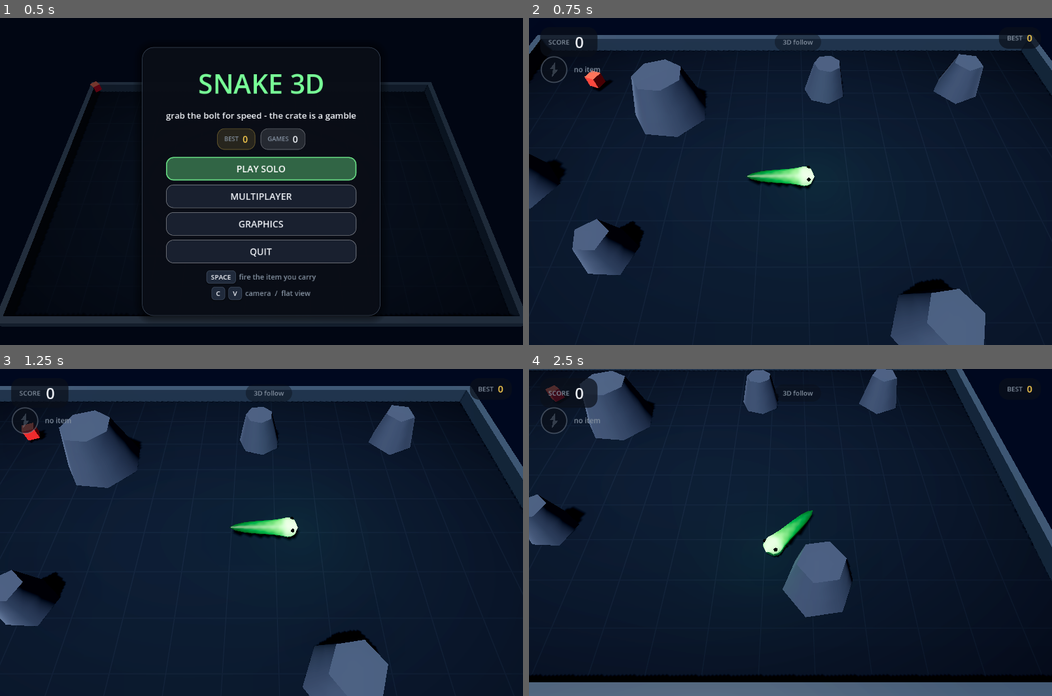
Above: before the commit, frames 1-4 (two rows, left to right).
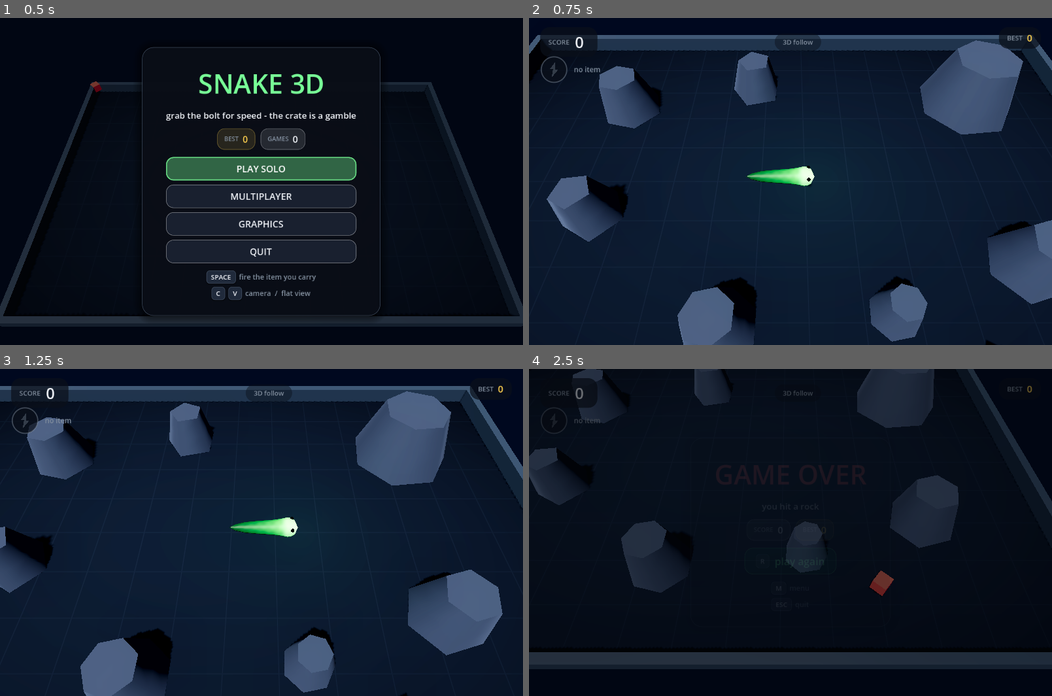
Above: after the commit, the same moments.

Repository: ValentinDelob/Snake
Game: Godot game, scene res://scenes/main.tscn
Same seed, same stepped clock (60 frames per second), same inputs: the game is played once before the commit and once after it.
Inputs (mouse positions are in pixels of both pictures, inside the frame that each line leads up to):
- Up to frame 1 (0.5 s): no input
- Up to frame 2 (0.75 s): click "PLAY SOLO" at 0.5 s
- Up to frame 3 (1.25 s): no input
- Up to frame 4 (2.5 s): tap Enter at 1.25 s; move the mouse to (905, 516) at 1.27 s; hold Right 1.28-2.03 s; tap B at 1.35 s; click (905, 516) at 1.42 s; tap Space at 1.52, 1.82, 2.27, 2.3 s; tap N at 1.55, 2.1 s; move the mouse to (685, 548) at 2.02 s; hold Down from 2.03 s (still down)

Frame 1 is identical in both runs. In frame 2, 20% of the frame differs, in the area x 0-100%, y 6-100%; in frame 3, 20%; in frame 4, 32%, in the area x 0-100%, y 0-100%.

Commit message:
Items: a rare ghost ring, one second of walking through bodies
Everything on the arena so far changes how fast you go or what you score.
Nothing changed the one rule the whole game is built on: a body is a wall.
The ghost ring does, for exactly one second.

It is the rarest thing out there - the first one lands between thirty five
and sixty seconds in, and any after that between fifty five and ninety
five - so it is also the brightest. A gold torus turns on edge inside a
flat halo, under a light strong enough to pick out across the arena, both
pulsing: nobody should mistake it for the everyday speed bolt. It goes to
the item slot like the bolt does and waits there until SPACE spends it,
because a second is only worth anything if you choose when it starts.

While it runs the snake turns gold and thins out until the floor shows
through it, and it passes through any body - its own and everybody else's.
Walls and rocks are as solid as ever, and its own body stays solid to
everyone else, so the ring cuts you a way out, it does not make you
harmless. The slot draws a ring rather than a bolt, and the bar counts the
second down as GHOST.

The self-test has a phase of its own for it: it tops the score up so the
body is long enough to cross itself, lays a ring in the path, waits for
the slot, fires it, curls the snake hard into its own body and checks that
the head really is inside the body while the snake is still alive - which
without the ring is a death, every time.

Verified on the built exe: self-test passes windowed at 59.3 fps with
ghost(slot=true, fired=true, through=true). Screenshots show the ring
glowing on the floor and the snake gold and see-through, head crossing its
own tail, "GHOST 0.4s" on the bar. Three instance network self-test
passes - the ring and the effect ride the snapshot the host already sends.
Log clean.

Co-Authored-By: Claude Opus 5 (1M context) <noreply@anthropic.com>

Diff:
--- a/game/scripts/board_view.gd
+++ b/game/scripts/board_view.gd
@@ -17,6 +17,10 @@
 var _head_lamp: OmniLight3D
 var _bolt: MeshInstance3D
 var _bolt_lamp: OmniLight3D
+var _ghost: MeshInstance3D
+var _ghost_halo: MeshInstance3D
+var _ghost_lamp: OmniLight3D
+var _ghost_material: StandardMaterial3D
 var _crate: MeshInstance3D
 var _crate_lamp: OmniLight3D
 var _crate_material: StandardMaterial3D
@@ -72,7 +76,9 @@
 		if not snake.alive:
 			continue
 		mesh.rebuild(snake, BODY_HEIGHT)
-		mesh.set_effects(snake.boost_intensity(), snake.slow_intensity())
+		mesh.set_effects(
+			snake.boost_intensity(), snake.slow_intensity(), snake.phase_intensity()
+		)
 		mesh.set_flash(flash if id == local_id else 0.0)
 		_place_eyes(visual["eyes"], snake)
 
@@ -182,6 +188,24 @@
 		_bolt_lamp.position = _bolt.position
 		# A slow throb, so the bolt catches the eye across a dark arena.
 		_bolt_lamp.light_energy = 0.9 + 0.35 * sin(elapsed * 3.0)
+
+	var has_ghost := game_match.has_ground(SnakeWorld.Ground.PHASE)
+	_ghost.visible = has_ghost
+	_ghost_halo.visible = has_ghost
+	_ghost_lamp.visible = has_ghost
+	if has_ghost:
+		var spot := game_match.ground_position(SnakeWorld.Ground.PHASE)
+		var bob := 0.9 + 0.14 * sin(elapsed * 2.2)
+		_ghost.position = Vector3(spot.x, bob, spot.y)
+		# Standing on edge and turning, so it catches the light from every
+		# camera in the game rather than only from above.
+		_ghost.rotation = Vector3(PI * 0.5, elapsed * 2.4, 0.0)
+		_ghost_halo.position = Vector3(spot.x, 0.12, spot.y)
+		_ghost_halo.rotation = Vector3(PI * 0.5, -elapsed * 1.1, 0.0)
+		var shine := 0.6 + 0.4 * sin(elapsed * 4.4)
+		_ghost_material.emission_energy_multiplier = 1.6 + 1.6 * shine
+		_ghost_lamp.position = Vector3(spot.x, bob + 0.3, spot.y)
+		_ghost_lamp.light_energy = 1.4 + 1.1 * shine
 
 	var has_crate := game_match.has_ground(SnakeWorld.Ground.MYSTERY)
 	_crate.visible = has_crate
@@ -399,6 +423,60 @@
 	_bolt_lamp.visible = false
 	add_child(_bolt_lamp)
 
+	# The ghost ring. It is the rarest thing on the arena, so it is also the
+	# brightest: a gold torus standing on edge inside a flat halo, under a
+	# light strong enough to be spotted from the far wall.
+	var ghost_mesh := TorusMesh.new()
+	ghost_mesh.inner_radius = 0.26
+	ghost_mesh.outer_radius = 0.42
+	ghost_mesh.rings = 18
+	ghost_mesh.ring_segments = 10
+
+	_ghost_material = StandardMaterial3D.new()
+	_ghost_material.albedo_color = GameConfig.PHASE_COLOR
+	_ghost_material.metallic = 0.4
+	_ghost_material.roughness = 0.2
+	_ghost_material.emission_enabled = true
+	_ghost_material.emission = GameConfig.PHASE_PALE_COLOR
+	_ghost_material.emission_energy_multiplier = 2.2
+
+	_ghost = MeshInstance3D.new()
+	_ghost.name = "GhostRing"
+	_ghost.mesh = ghost_mesh
+	_ghost.material_override = _ghost_material
+	_ghost.visible = false
+	add_child(_ghost)
+
+	var halo_mesh := TorusMesh.new()
+	halo_mesh.inner_radius = 0.6
+	halo_mesh.outer_radius = 0.78
+	halo_mesh.rings = 20
+	halo_mesh.ring_segments = 6
+	var halo_material := StandardMaterial3D.new()
+	halo_material.albedo_color = Color(
+		GameConfig.PHASE_COLOR.r, GameConfig.PHASE_COLOR.g, GameConfig.PHASE_COLOR.b, 0.5
+	)
+	halo_material.shading_mode = BaseMaterial3D.SHADING_MODE_UNSHADED
+	halo_material.transparency = BaseMaterial3D.TRANSPARENCY_ALPHA
+	halo_material.blend_mode = BaseMaterial3D.BLEND_MODE_ADD
+
+	_ghost_halo = MeshInstance3D.new()
+	_ghost_halo.name = "GhostHalo"
+	_ghost_halo.mesh = halo_mesh
+	_ghost_halo.material_override = halo_material
+	_ghost_halo.rotation = Vector3(PI * 0.5, 0.0, 0.0)
+	_ghost_halo.visible = false
+	add_child(_ghost_halo)
+
+	_ghost_lamp = OmniLight3D.new()
+	_ghost_lamp.name = "GhostLamp"
+	_ghost_lamp.light_color = GameConfig.PHASE_COLOR
+	_ghost_lamp.light_energy = 2.0
+	_ghost_lamp.omni_range = 8.0
+	_ghost_lamp.shadow_enabled = false
+	_ghost_lamp.visible = false
+	add_child(_ghost_lamp)
+
 	var ring := TorusMesh.new()
 	ring.inner_radius = 0.34
 	ring.outer_radius = 0.42
--- a/game/scripts/game.gd
+++ b/game/scripts/game.gd
@@ -169,7 +169,7 @@
 				# has it, how many frames still miss their slot?
 				_profiler = FrameProfiler.new()
 	if _max_steps <= 0:
-		_max_steps = int(GameConfig.SIM_HZ * 60.0)  # one minute of simulation
+		_max_steps = int(GameConfig.SIM_HZ * 100.0)  # long enough for the whole script
 	if _driver != null:
 		_driver.expect_timeout = _pending_expect_timeout
 		PlayerProfile.use_path("user://selftest_profile.json")
@@ -379,6 +379,9 @@
 	var crate := kind == SnakeWorld.Ground.MYSTERY
 	var color := GameConfig.SPARK_COLOR
 	var told := "collected a speed bolt"
+	if kind == SnakeWorld.Ground.PHASE:
+		color = GameConfig.PHASE_COLOR
+		told = "picked up the ghost ring, stored in the slot"
 	if crate:
 		match roll:
 			SnakeWorld.Item.SLOW:
@@ -892,10 +895,14 @@
 	if Session.role == Session.Role.CLIENT:
 		_request_item.rpc_id(1)
 		return
+	var fired: SnakeWorld.Item = snake.carried
 	if not snake.use_item():
 		Journal.debug("game", "Space pressed with an empty item slot")
 		return
-	Journal.info("game", "Speed boost fired for %.0fs" % GameConfig.BOOST_DURATION)
+	if fired == SnakeWorld.Item.PHASE:
+		Journal.info("game", "Ghost ring fired: %.0fs through bodies" % GameConfig.PHASE_DURATION)
+	else:
+		Journal.info("game", "Speed boost fired for %.0fs" % GameConfig.BOOST_DURATION)
 
 
 func _cycle_camera() -> void:
--- a/game/scripts/game_config.gd
+++ b/game/scripts/game_config.gd
@@ -58,6 +58,15 @@
 
 ## The slow down. It never lies on the arena: it only comes out of a crate,
 ## and it is forced on the snake straight away.
+## The ghost ring: the rarest thing on the arena. It buys one second of
+## walking through bodies - yours and everybody else's - which is long
+## enough to cut a corner nobody else can cut, and short enough that it
+## has to be spent on purpose.
+const PHASE_RADIUS := 0.55
+const PHASE_FIRST_SPAWN := Vector2(35.0, 60.0)   # seconds, min and max
+const PHASE_RESPAWN := Vector2(55.0, 95.0)       # rarer still afterwards
+const PHASE_DURATION := 1.0
+
 const SLOW_DURATION := 5.0
 const SLOW_FACTOR := 0.5
 const SLOW_RAMP_DOWN := 0.5    # seconds to lose the speed
@@ -157,6 +166,8 @@
 const BOOST_COLOR := Color(1.0, 0.86, 0.28)
 const SPARK_COLOR := Color(1.0, 0.98, 0.78)
 const MYSTERY_COLOR := Color(0.72, 0.45, 1.0)
+const PHASE_COLOR := Color(1.0, 0.93, 0.36)
+const PHASE_PALE_COLOR := Color(1.0, 0.99, 0.82)
 const FROST_COLOR := Color(0.48, 0.78, 1.0)
 const FROST_PALE_COLOR := Color(0.85, 0.95, 1.0)
 
--- a/game/scripts/hud.gd
+++ b/game/scripts/hud.gd
@@ -279,6 +279,9 @@
 	if effect == 2:
 		_boost_label.text = "SLOWED  %.1fs" % time_left
 		_boost_label.add_theme_color_override("font_color", GameConfig.FROST_COLOR)
+	elif effect == 5:
+		_boost_label.text = "GHOST  %.1fs" % time_left
+		_boost_label.add_theme_color_override("font_color", GameConfig.PHASE_COLOR)
 	elif effect == 1:
 		_boost_label.text = "BOOST  %.1fs" % time_left
 		_boost_label.add_theme_color_override("font_color", GameConfig.SPARK_COLOR)
--- a/game/scripts/selftest.gd
+++ b/game/scripts/selftest.gd
@@ -13,7 +13,7 @@
 ## Injected key events go through the normal input pipeline, so the test
 ## exercises the same code path as a player.
 
-enum Phase { CAMERAS, TURNS, BOOST, CRATE_BONUS, CRATE_MALUS, SCORE_UP, SCORE_DOWN, PAUSE, FINISH }
+enum Phase { CAMERAS, TURNS, BOOST, CRATE_BONUS, CRATE_MALUS, SCORE_UP, SCORE_DOWN, GHOST, PAUSE, FINISH }
 
 const PAUSE_FRAMES := 30
 const MIN_ACCEPTABLE_FPS := 25.0
@@ -79,6 +79,13 @@
 ## frame pacing: limit -> did the engine take it, and both vsync states
 var fps_limits_seen := {}
 var vsync_states_seen := {}
+## the ghost ring: found, fired, and walked through a body with
+var ghost_collected := false
+var ghost_fired := false
+var ghost_passed_through := false
+var _ghost_requested := false
+var _ghost_curling := false
+
 ## the arena the round was played on
 var arena_seen := Vector2.ZERO
 ## debug readout: the frame rate it showed, and whether it went away again
@@ -330,6 +337,8 @@
 			_run_score_up(game, now)
 		Phase.SCORE_DOWN:
 			_run_score_down(game, now)
+		Phase.GHOST:
+			_run_ghost(game, now)
 		Phase.PAUSE:
 			_run_pause()
 		Phase.FINISH:
@@ -340,15 +349,19 @@
 ## whether any of them sits where a snake starts or sets off.
 func _survey_rocks(game) -> void:
 	var game_match = game.game_match
-	rocks_seen = maxi(rocks_seen, game_match.obstacles.size())
+	var laid: Array = []
+	for rock: Dictionary in game_match.obstacles:
+		if not rock.get("planted", false):
+			laid.append(rock)
+	rocks_seen = maxi(rocks_seen, laid.size())
 	lane_kept = game_match.lane_length
-	for rock: Dictionary in game_match.obstacles:
+	for rock: Dictionary in laid:
 		rock_smallest = minf(rock_smallest, rock["radius"])
 		rock_largest = maxf(rock_largest, rock["radius"])
 
 	for id: int in game_match.spawns:
 		var pose: Array = game_match.spawns[id]
-		for rock: Dictionary in game_match.obstacles:
+		for rock: Dictionary in laid:
 			if rock["position"].distance_to(pose[0]) < rock["radius"] + 1.0:
 				spawn_lanes_clear = false
 				Journal.warn("selftest", "a rock sits on the spawn of player %d" % id)
@@ -400,6 +413,13 @@
 		_loss_crate_requested = false
 		_floor_stage = 0
 		score_card_loss = 0
+	if phase == Phase.GHOST and not ghost_passed_through:
+		if _ghost_curling:
+			release(KEY_LEFT)
+			_ghost_curling = false
+		_ghost_requested = false
+		ghost_collected = false
+		ghost_fired = false
 	if phase == Phase.FINISH and not rock_death:
 		# The rock went with the old arena: the next round needs a new one.
 		_rock_dropped = false
@@ -645,7 +665,7 @@
 		Journal.info("selftest", "score bottomed out at 0, body back to %.2f units" % [
 			length_after_floor,
 		])
-		_enter_phase(Phase.PAUSE, now)
+		_enter_phase(Phase.GHOST, now)
 		return
 
 	if not _loss_crate_requested:
@@ -678,6 +698,74 @@
 		])
 	_floor_stage = 1
 	_loss_crate_requested = false
+
+
+## The ghost ring, start to finish: lay one in the path, pick it up, fire
+## it, then curl the snake hard into its own body and watch it come out the
+## other side alive. The score is topped up first so the body is long
+## enough to cross itself inside the one second the ring lasts.
+func _run_ghost(game, now: float) -> void:
+	var snake = game.local_snake()
+	if snake == null:
+		return
+
+	# The ring will not go into a slot that is already full, so whatever is
+	# in there is spent first.
+	if snake.carried != SnakeWorld.Item.NONE and snake.carried != SnakeWorld.Item.PHASE:
+		Journal.info("selftest", "emptying the slot before the ghost ring")
+		press(KEY_SPACE)
+		release(KEY_SPACE)
+		return
+
+	if not _ghost_requested:
+		if snake.score < 18:
+			snake.add_score(18 - snake.score)
+			snake.body_length = snake.target_body_length
+		Journal.info("selftest", "dropping the ghost ring in the path")
+		game.game_match.drop_at(SnakeWorld.Ground.PHASE, _ahead_of(snake))
+		_ghost_requested = true
+		_phase_started = now
+		return
+
+	if not ghost_collected:
+		if snake.carried == SnakeWorld.Item.PHASE:
+			ghost_collected = true
+			Journal.info("selftest", "ghost ring is in the slot")
+		elif now - _phase_started > 8.0:
+			_ghost_requested = false      # it wandered off: lay another
+		return
+
+	if not ghost_fired:
+		Journal.info("selftest", "firing the ghost ring and curling into the body")
+		_saved_agent = game.agent
+		game.agent = null
+		press(KEY_SPACE)
+		release(KEY_SPACE)
+		press(KEY_LEFT)
+		_ghost_curling = true
+		ghost_fired = snake.effect == SnakeWorld.Item.PHASE
+		_phase_started = now
+		return
+
+	# The proof: the head is inside its own body and the snake is still
+	# going. Without the ring that is a death, every time.
+	if snake.phasing() and snake.alive and snake.hits_body(snake.head_position):
+		if not ghost_passed_through:
+			ghost_passed_through = true
+			Journal.info("selftest", "head is inside the body and still alive")
+
+	if not snake.phasing():
+		if _ghost_curling:
+			release(KEY_LEFT)
+			game.agent = _saved_agent
+			_ghost_curling = false
+		if ghost_passed_through or now - _phase_started > 6.0:
+			Journal.info("selftest", "ghost ring spent, walked through: %s" % ghost_passed_through)
+			_enter_phase(Phase.PAUSE, now)
+		else:
+			_ghost_requested = false      # try again with a fresh ring
+			ghost_collected = false
+			ghost_fired = false
 
 
 func _run_pause() -> void:
@@ -805,12 +893,13 @@
 			peers_seen, arena_seen.x, arena_seen.y, remote_moved, winner_id, spectated, rocks_seen,
 			stats["games"], stats["frames"], stats["fps"],
 		]
-	return "states=%s views=%s cameras=%s turns=%s boost(peak x …(96 unchanged characters)… s=%d, vsync=%d) debug(fps=%d, hides=%s) cards(+%d/%+.1fu, -%d/%+.1fu, floor=%s a …(117 unchanged characters)…
+	return "states=%s views=%s cameras=%s turns=%s boost(peak x …(96 unchanged characters)… s=%d, vsync=%d) debug(fps=%d, hides=%s) ghost(slot=%s, fired=%s, through=%s) cards(+%d/%+.1fu, -%d/%+.1fu, floor=%s a …(117 unchanged characters)…
 		str(states_seen.keys()), str(views_seen.keys()), str(cameras_seen.keys()),
 		str(turns_seen.keys()), max_multiplier, multiplier_after_boost,
 		min_multiplier, multiplier_after_slow, crate_bonus_in_slot, crate_malus_forced,
 		str(quality_faces), fps_limits_seen.size(), vsync_states_seen.size(),
 		debug_fps_shown, debug_hidden,
+		ghost_collected, ghost_fired, ghost_passed_through,
 		score_card_gain, length_after_gain, score_card_loss, -length_after_loss,
 		score_floor_held, length_after_floor,
 		rocks_seen, rock_smallest, rock_largest, lane_kept, spawn_lanes_clear, rock_death,
@@ -915,6 +1004,13 @@
 			failures.append("the engine did not take the ceiling %s" % str(limit))
 	if vsync_states_seen.size() < 2:
 		failures.append("vsync was never seen both ways")
+	if not ghost_collected:
+		failures.append("the ghost ring never reached the slot")
+	elif not ghost_fired:
+		failures.append("firing the ghost ring did not start the effect")
+	elif not ghost_passed_through:
+		failures.append("the snake never walked through its own body")
+
 	if debug_fps_shown <= 0:
 		failures.append("the debug readout never counted a frame rate")
 	if not debug_hidden:
--- a/game/scripts/snake_match.gd
+++ b/game/scripts/snake_match.gd
@@ -39,6 +39,7 @@
 var _rng := RandomNumberGenerator.new()
 var _next_bolt_at := 0.0
 var _next_mystery_at := 0.0
+var _next_phase_at := 0.0
 var _forced_roll: SnakeWorld.Item = SnakeWorld.Item.NONE
 var _gap := GameConfig.OBSTACLE_GAP
 
@@ -94,6 +95,9 @@
 	)
 	_next_mystery_at = _rng.randf_range(
 		GameConfig.MYSTERY_FIRST_SPAWN.x, GameConfig.MYSTERY_FIRST_SPAWN.y
+	)
+	_next_phase_at = _rng.randf_range(
+		GameConfig.PHASE_FIRST_SPAWN.x, GameConfig.PHASE_FIRST_SPAWN.y
 	)
 
 	var ids: Array = snakes.keys()
@@ -284,6 +288,9 @@
 		"radius": radius,
 		"spin": _rng.randf() * TAU,
 		"sides": 6,
+		# Marked, so a check on how the arena was laid out does not judge a
+		# rock the test dropped in front of the snake on purpose.
+		"planted": true,
 	})
 
 
@@ -324,8 +331,11 @@
 	_check_end()
 
 
-## Running into somebody else is as fatal as running into yourself.
+## Running into somebody else is as fatal as running into yourself, unless
+## the ghost ring is running: then you go straight through.
 func _check_bite(id: int, snake: SnakeWorld) -> void:
+	if snake.phasing():
+		return
 	for other_id: int in snakes:
 		if other_id == id:
 			continue
@@ -349,14 +359,11 @@
 func _check_ground(id: int, snake: SnakeWorld) -> void:
 	for index in range(ground.size() - 1, -1, -1):
 		var item: Dictionary = ground[index]
-		var radius: float = (
-			GameConfig.BOOST_RADIUS if item["kind"] == SnakeWorld.Ground.BOLT
-			else GameConfig.MYSTERY_RADIUS
-		)
+		var radius: float = _ground_radius(item["kind"])
 		if snake.head_position.distance_to(item["position"]) > GameConfig.SNAKE_RADIUS + radius:
 			continue
-		if item["kind"] == SnakeWorld.Ground.BOLT and snake.carried != SnakeWorld.Item.NONE:
-			continue    # the slot is busy: leave the bolt where it lies
+		if item["kind"] != SnakeWorld.Ground.MYSTERY and snake.carried != SnakeWorld.Item.NONE:
+			continue    # the slot is busy: leave it where it lies
 
 		ground.remove_at(index)
 		var roll := SnakeWorld.Item.SPEED
@@ -364,6 +371,12 @@
 			snake.carried = SnakeWorld.Item.SPEED
 			_next_bolt_at = elapsed + _rng.randf_range(
 				GameConfig.BOOST_RESPAWN.x, GameConfig.BOOST_RESPAWN.y
+			)
+		elif item["kind"] == SnakeWorld.Ground.PHASE:
+			roll = SnakeWorld.Item.PHASE
+			snake.carried = SnakeWorld.Item.PHASE
+			_next_phase_at = elapsed + _rng.randf_range(
+				GameConfig.PHASE_RESPAWN.x, GameConfig.PHASE_RESPAWN.y
 			)
 		else:
 			roll = _roll_mystery()
@@ -402,6 +415,8 @@
 		drop(SnakeWorld.Ground.BOLT)
 	if not has_ground(SnakeWorld.Ground.MYSTERY) and elapsed >= _next_mystery_at:
 		drop(SnakeWorld.Ground.MYSTERY)
+	if not has_ground(SnakeWorld.Ground.PHASE) and elapsed >= _next_phase_at:
+		drop(SnakeWorld.Ground.PHASE)
 
 
 ## The round is over when at most one snake is left standing.
@@ -421,6 +436,16 @@
 
 
 # --------------------------------------------------------------------------- #
+static func _ground_radius(kind: SnakeWorld.Ground) -> float:
+	match kind:
+		SnakeWorld.Ground.BOLT:
+			return GameConfig.BOOST_RADIUS
+		SnakeWorld.Ground.PHASE:
+			return GameConfig.PHASE_RADIUS
+		_:
+			return GameConfig.MYSTERY_RADIUS
+
+
 func has_ground(kind: SnakeWorld.Ground) -> bool:
 	for item: Dictionary in ground:
 		if item["kind"] == kind:
@@ -440,10 +465,7 @@
 		_forced_roll = forced
 	if has_ground(kind):
 		return
-	var margin: float = (
-		GameConfig.BOOST_RADIUS if kind == SnakeWorld.Ground.BOLT
-		else GameConfig.MYSTERY_RADIUS
-	) + 1.0
+	var margin := _ground_radius(kind) + 1.0
 	ground.append({"kind": kind, "position": free_spot(margin, 4.5)})
 
 
@@ -456,10 +478,7 @@
 	for index in range(ground.size() - 1, -1, -1):
 		if ground[index]["kind"] == kind:
 			ground.remove_at(index)
-	var margin: float = (
-		GameConfig.BOOST_RADIUS if kind == SnakeWorld.Ground.BOLT
-		else GameConfig.MYSTERY_RADIUS
-	) + 1.0
+	var margin := _ground_radius(kind) + 1.0
 	ground.append({"kind": kind, "position": Vector2(
 		clampf(position.x, margin, width - margin),
 		clampf(position.y, margin, height - margin)
--- a/game/scripts/snake_mesh.gd
+++ b/game/scripts/snake_mesh.gd
@@ -44,6 +44,7 @@
 var _sent_flash := -1.0
 var _sent_boost := -1.0
 var _sent_slow := -1.0
+var _sent_phase := -1.0
 
 
 func _ready() -> void:
@@ -56,6 +57,8 @@
 	_material.set_shader_parameter("spark_color", GameConfig.SPARK_COLOR)
 	_material.set_shader_parameter("frost_color", GameConfig.FROST_COLOR)
 	_material.set_shader_parameter("frost_pale_color", GameConfig.FROST_PALE_COLOR)
+	_material.set_shader_parameter("phase_color", GameConfig.PHASE_COLOR)
+	_material.set_shader_parameter("phase_pale_color", GameConfig.PHASE_PALE_COLOR)
 	material_override = _material
 	_apply_quality()
 
@@ -100,9 +103,13 @@
 
 
 ## How strongly the lightning and the frost show, each 0 to 1.
-func set_effects(boost: float, slow: float) -> void:
+func set_effects(boost: float, slow: float, phase: float = 0.0) -> void:
 	var boost_value := clampf(boost, 0.0, 1.0)
 	var slow_value := clampf(slow, 0.0, 1.0)
+	var phase_value := clampf(phase, 0.0, 1.0)
+	if not is_equal_approx(phase_value, _sent_phase):
+		_sent_phase = phase_value
+		_material.set_shader_parameter("phase", phase_value)
 	if not is_equal_approx(boost_value, _sent_boost):
 		_sent_boost = boost_value
 		_material.set_shader_parameter("boost", boost_value)
--- a/game/scripts/snake_world.gd
+++ b/game/scripts/snake_world.gd
@@ -14,10 +14,10 @@
 enum Outcome { MOVING, DEAD_WALL, DEAD_SELF, DEAD_OTHER, DEAD_ROCK }
 
 ## What an item does once it takes effect.
-enum Item { NONE, SPEED, SLOW, SCORE_UP, SCORE_DOWN }
+enum Item { NONE, SPEED, SLOW, SCORE_UP, SCORE_DOWN, PHASE }
 
 ## What can be lying on the arena.
-enum Ground { BOLT, MYSTERY }
+enum Ground { BOLT, MYSTERY, PHASE }
 
 ## Distance the head must travel before the path records another point.
 const PATH_SAMPLE := 0.06
@@ -217,7 +217,7 @@
 	if not is_inside(head_position):
 		kill(head_position)
 		return Outcome.DEAD_WALL
-	if hits_body(head_position):
+	if not phasing() and hits_body(head_position):
 		kill(head_position)
 		return Outcome.DEAD_SELF
 	return Outcome.MOVING
@@ -263,12 +263,29 @@
 func start_effect(kind: Item) -> void:
 	# Score cards are settled the instant the crate opens: there is no
 	# effect to run down, so they never reach this.
-	if kind != Item.SPEED and kind != Item.SLOW:
-		return
+	match kind:
+		Item.SPEED:
+			effect_time_left = GameConfig.BOOST_DURATION
+		Item.SLOW:
+			effect_time_left = GameConfig.SLOW_DURATION
+		Item.PHASE:
+			effect_time_left = GameConfig.PHASE_DURATION
+		_:
+			return
 	effect = kind
-	effect_time_left = (
-		GameConfig.BOOST_DURATION if kind == Item.SPEED else GameConfig.SLOW_DURATION
-	)
+
+
+## While this runs the snake walks through bodies, its own and everybody
+## else's. Walls and rocks are as solid as ever.
+func phasing() -> bool:
+	return effect == Item.PHASE and effect_time_left > 0.0
+
+
+## How much of the ghost shows: full at the start, fading out with it.
+func phase_intensity() -> float:
+	if not phasing():
+		return 0.0
+	return clampf(effect_time_left / GameConfig.PHASE_DURATION, 0.0, 1.0)
 
 
 func boosting() -> bool:
--- a/game/scripts/ui/item_slot.gd
+++ b/game/scripts/ui/item_slot.gd
@@ -11,8 +11,9 @@
 	Vector2(-0.3, 1.0), Vector2(0.52, 0.02), Vector2(0.1, 0.02),
 ]
 
-## What is in the slot and what is running: 0 nothing, 1 speed, 2 slow,
-## mirroring SnakeWorld.Item so the HUD does not have to translate.
+## What is in the slot and what is running, mirroring SnakeWorld.Item so
+## the HUD does not have to translate: 0 nothing, 1 speed, 2 slow, 5 the
+## ghost ring.
 var carried := 0
 var effect := 0
 var effect_ratio := 0.0       # 1 when the effect starts, 0 when it ends
@@ -39,8 +40,15 @@
 	queue_redraw()
 
 
+const GHOST := 5
+
+
 func _effect_color() -> Color:
-	return GameConfig.FROST_COLOR if effect == 2 else GameConfig.BOOST_COLOR
+	if effect == 2:
+		return GameConfig.FROST_COLOR
+	if effect == GHOST or carried == GHOST:
+		return GameConfig.PHASE_COLOR
+	return GameConfig.BOOST_COLOR
 
 
 func _draw() -> void:
@@ -68,13 +76,23 @@
 		)
 
 	# The bolt itself
-	var bolt_color := GameConfig.DIM_COLOR
-	bolt_color.a = 0.35
+	var item_color := GameConfig.DIM_COLOR
+	item_color.a = 0.35
+	var showing: int = carried if carried != 0 else effect
+
+	# The ghost ring is drawn as a ring: nobody should have to remember
+	# which colour of lightning bolt means what.
+	if showing == GHOST:
+		if carried != 0 or effect != 0:
+			item_color = GameConfig.PHASE_COLOR.lerp(GameConfig.PHASE_PALE_COLOR, glow)
+		draw_arc(centre, radius * 0.46, 0.0, TAU, 32, item_color, 3.0, true)
+		return
+
 	if carried != 0:
-		bolt_color = GameConfig.BOOST_COLOR.lerp(GameConfig.SPARK_COLOR, glow * 0.7)
+		item_color = GameConfig.BOOST_COLOR.lerp(GameConfig.SPARK_COLOR, glow * 0.7)
 
 	var scale_factor := radius * 0.62
 	var points := PackedVector2Array()
 	for point: Vector2 in BOLT_OUTLINE:
 		points.append(centre + point * scale_factor)
-	draw_colored_polygon(points, bolt_color)
+	draw_colored_polygon(points, item_color)
--- a/game/shaders/snake_body.gdshader
+++ b/game/shaders/snake_body.gdshader
@@ -20,6 +20,9 @@
 uniform float boost : hint_range(0.0, 1.0) = 0.0;
 uniform float slow : hint_range(0.0, 1.0) = 0.0;
 uniform float flash : hint_range(0.0, 1.0) = 0.0;
+uniform float phase : hint_range(0.0, 1.0) = 0.0;
+uniform vec3 phase_color : source_color = vec3(1.0, 0.93, 0.36);
+uniform vec3 phase_pale_color : source_color = vec3(1.0, 0.99, 0.82);
 uniform float bands = 7.0;
 uniform float band_speed = 2.2;
 uniform float scale_density = 42.0;
@@ -78,5 +81,16 @@
 
 	emission *= 1.0 - slow * 0.6;
 	emission += frost_color * slow * 0.12;
+
+	// The ghost ring: for one second the snake is barely there. It turns
+	// gold, thins out until the floor shows through it, and the rim burns,
+	// so the second it lasts is unmistakable from any camera.
+	if (phase > 0.0) {
+		float shimmer = 0.5 + 0.5 * sin(along * 30.0 - TIME * 9.0);
+		vec3 ghost = mix(phase_color, phase_pale_color, shimmer);
+		ALBEDO = mix(ALBEDO, ghost, phase * 0.8);
+		emission += ghost * phase * (0.5 + rim * 1.6);
+		ALPHA = mix(1.0, 0.42, phase);
+	}
 	EMISSION = emission;
 }
